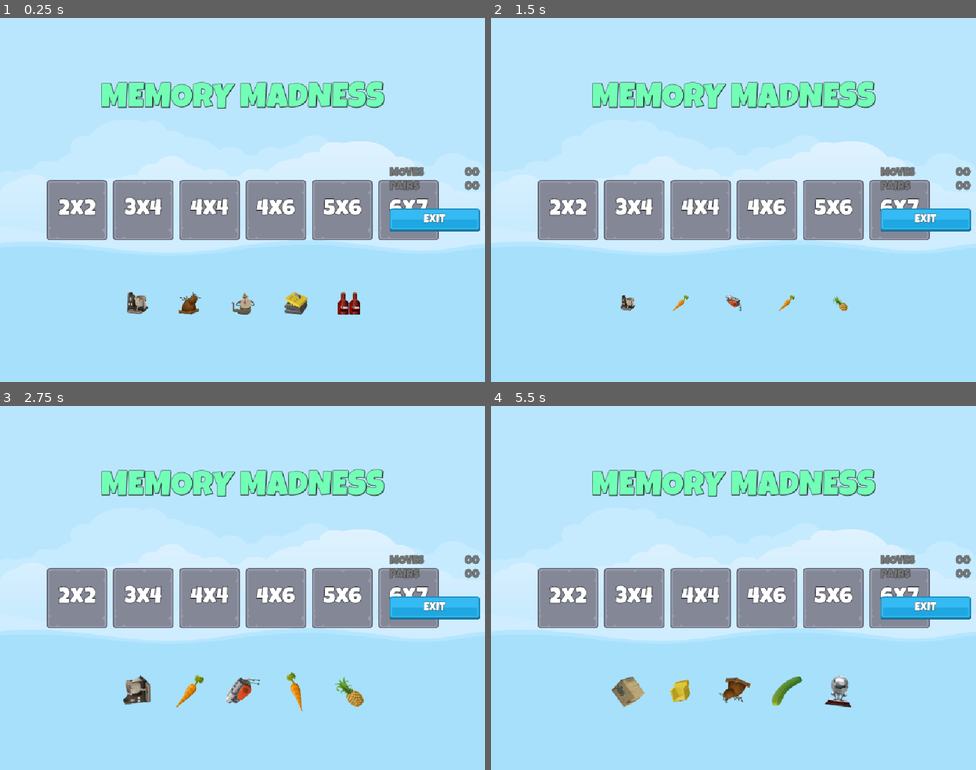
Above: before the commit, frames 1-4 (two rows, left to right).
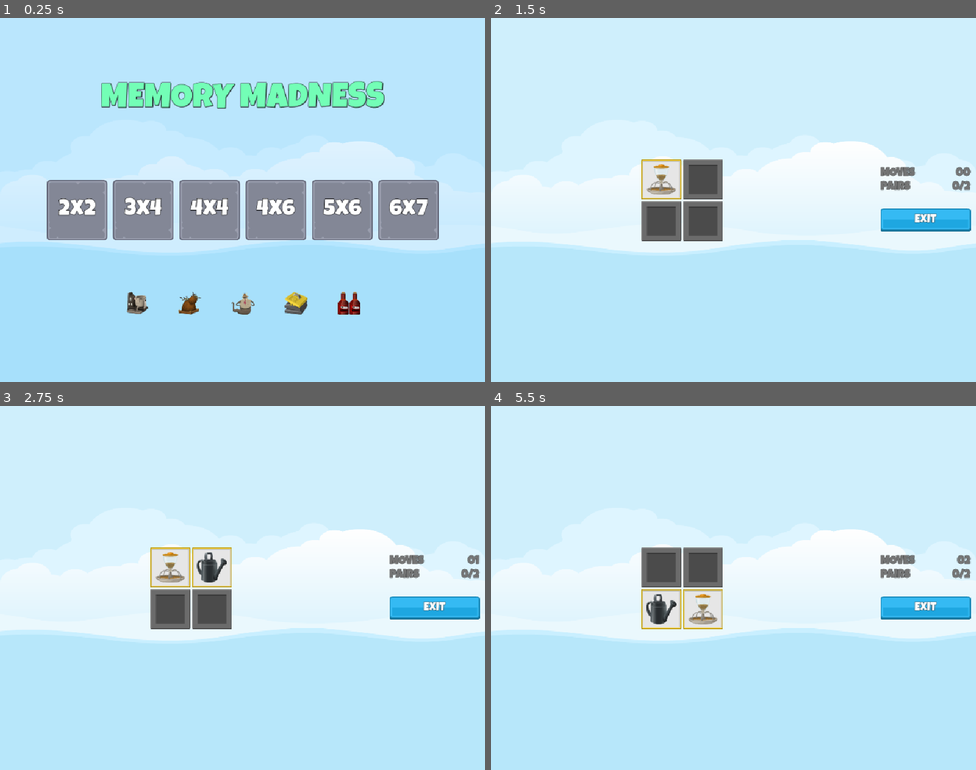
Above: after the commit, the same moments.

Repository: matheuscoradinimf/godot-memory-game
Game: Godot game, scene res://Scenes/Master/master.tscn
Same seed, same stepped clock (60 frames per second), same inputs: the game is played once before the commit and once after it.
Inputs (mouse positions are in pixels of both pictures, inside the frame that each line leads up to):
- Up to frame 1 (0.25 s): no input
- Up to frame 2 (1.5 s): click "2x2" at 0.5 s; click (660, 178) at 1.27 s
- Up to frame 3 (2.75 s): click (213, 566) at 2.02 s
- Up to frame 4 (5.5 s): click (631, 598) at 2.75 s, where only the run before the commit has a clickable "3x4"; click (699, 598) at 3.5 s, where only the run before the commit has a clickable "4x4"; click (660, 609) at 4.27 s; click (704, 609) at 5.02 s

The runs differ from the first frame. In frame 1, 1.6% of the frame differs, in the area x 80-99%, y 40-59%; in frame 2, 23%; in frame 3, 24%; in frame 4, 24%, in the area x 0-100%, y 17-83%.

Commit message:
game done

Diff:
--- a/Classes/LevelDataSelector.gd
+++ b/Classes/LevelDataSelector.gd
@@ -4,5 +4,45 @@
 
 const LEVELS_DATA: LevelsDataResource = preload("res://Resources/levels_data.tres")
 
+var _selected_images: Array[Texture2D]
+var _level_setting: LevelSettingResource
+
+# region static functions
+
 static func get_level_setting(level: int) -> LevelSettingResource:
 	return LEVELS_DATA.get_level_data(level)
+
+static func get_level_selection(level: int) -> LevelDataSelector:
+	var ls = get_level_setting(level)
+	if ls == null:
+		return null
+
+	ImageManager.shuffle_images()
+
+	var selected_images: Array[Texture2D] = []
+
+	for i in range(ls.get_target_pairs()):
+		selected_images.append(ImageManager.get_image(i))
+		selected_images.append(ImageManager.get_image(i))
+
+	selected_images.shuffle()
+
+	return LevelDataSelector.new(ls, selected_images)
+
+# endregion static functions
+
+func _init(level_setting: LevelSettingResource, selected_images: Array[Texture2D]) -> void:
+	_level_setting = level_setting
+	_selected_images = selected_images
+
+func get_selected_images() -> Array[Texture2D]:
+	return _selected_images
+
+func get_target_pairs() -> int:
+	return _level_setting.get_target_pairs()
+
+func get_num_cols() -> int:
+	return _level_setting.get_cols()
+
+func get_num_rows() -> int:
+	return _level_setting.get_rows()
--- a/Globals/SignalHub.gd
+++ b/Globals/SignalHub.gd
@@ -1 +1,6 @@
 extends Node
+
+signal on_level_selected(level: int)
+signal on_exit_selected()
+signal on_tile_selected(tile: MemoryTile)
+signal on_game_over(moves_taken: int)
--- /dev/null
+++ b/Scenes/GameOverUI/game_over_ui.gd
@@ -0,0 +1,21 @@
+extends Control
+
+var moves_label: Label
+
+# Called when the node enters the scene tree for the first time.
+func _ready() -> void:
+	pass
+
+func _enter_tree() -> void:
+	SignalHub.on_game_over.connect(on_game_over)
+	SignalHub.on_exit_selected.connect(on_game_exit_pressed)
+	moves_label = $NinePatchRect/VBoxContainer/MovesLabel
+
+
+func on_game_over(moves_taken: int) -> void:
+	moves_label.text = "You took %d moves" % moves_taken
+	show()
+
+func on_game_exit_pressed() -> void:
+	print("game over ui exit button pressed")
+	hide()
--- /dev/null
+++ b/Scenes/GameOverUI/game_over_ui.tscn
@@ -0,0 +1,62 @@
+[gd_scene load_steps=5 format=3 uid="uid://d34xmexqgdpl2"]
+
+[ext_resource type="Texture2D" uid="uid://88fuv3gjyrsf" path="res://Assets/ui/UIbg.png" id="1_2sywc"]
+[ext_resource type="Script" uid="uid://bvrg8bq7ill4o" path="res://Scenes/GameOverUI/game_over_ui.gd" id="1_8sgns"]
+[ext_resource type="LabelSettings" uid="uid://cabe8bkqohhyq" path="res://Resources/green_72.tres" id="2_8sgns"]
+[ext_resource type="LabelSettings" uid="uid://e30to2uje84w" path="res://Resources/gray_24.tres" id="3_754m5"]
+
+[node name="GameOverUI" type="Control"]
+layout_mode = 3
+anchors_preset = 15
+anchor_right = 1.0
+anchor_bottom = 1.0
+offset_left = 8.0
+offset_top = -3.0
+offset_right = 8.0
+offset_bottom = -3.0
+grow_horizontal = 2
+grow_vertical = 2
+script = ExtResource("1_8sgns")
+
+[node name="NinePatchRect" type="NinePatchRect" parent="."]
+layout_mode = 1
+anchors_preset = 8
+anchor_left = 0.5
+anchor_top = 0.5
+anchor_right = 0.5
+anchor_bottom = 0.5
+offset_left = -256.0
+offset_top = -180.0
+offset_right = 256.0
+offset_bottom = 180.0
+grow_horizontal = 2
+grow_vertical = 2
+texture = ExtResource("1_2sywc")
+patch_margin_top = 10
+patch_margin_right = 10
+
+[node name="VBoxContainer" type="VBoxContainer" parent="NinePatchRect"]
+layout_mode = 1
+anchors_preset = 8
+anchor_left = 0.5
+anchor_top = 0.5
+anchor_right = 0.5
+anchor_bottom = 0.5
+offset_left = -20.0
+offset_top = -20.0
+offset_right = 20.0
+offset_bottom = 20.0
+grow_horizontal = 2
+grow_vertical = 2
+
+[node name="Label" type="Label" parent="NinePatchRect/VBoxContainer"]
+layout_mode = 2
+text = "YOU WIN"
+label_settings = ExtResource("2_8sgns")
+
+[node name="MovesLabel" type="Label" parent="NinePatchRect/VBoxContainer"]
+layout_mode = 2
+text = "asdfsadfsdfsda"
+label_settings = ExtResource("3_754m5")
+horizontal_alignment = 1
+vertical_alignment = 1
--- /dev/null
+++ b/Scenes/GameScreen/game.gd
@@ -0,0 +1,96 @@
+extends Control
+
+const MEMORY_TILE = preload("res://Scenes/MemoryTile/memory_tile.tscn")
+
+@onready var tile_grid: GridContainer = $HB/TileGrid
+@onready var reveal_timer: Timer = $RevealTimer
+
+var selected_tiles: Array[MemoryTile] = []
+var matched_tiles: Array[MemoryTile] = []
+var _moves: int = 0
+var _pairs: int = 0
+var moves_label: Label
+var pairs_label: Label
+var target_pairs: int
+
+func allow_selecting_tiles(tile: MemoryTile, s: bool) -> void:
+	tile.disabled = !s
+
+func hide_tiles() -> void:
+	for tile in tile_grid.get_children():
+		if tile not in matched_tiles:
+			tile.reveal(false)
+			allow_selecting_tiles(tile, true)
+
+func check_for_match() -> void:
+	if selected_tiles[0].item_image.texture == selected_tiles[1].item_image.texture:
+		print("match")
+		for tile in selected_tiles:
+			tile.tween_kill()
+		matched_tiles.append(selected_tiles[1])
+		selected_tiles.clear()
+		_pairs += 1
+		pairs_label.text = "%1d/%1d" % [_pairs, target_pairs]
+
+	else:
+		print("no match")
+		for tile in tile_grid.get_children():
+			allow_selecting_tiles(tile, false)
+		reveal_timer.start()
+		selected_tiles.clear()
+
+func _enter_tree() -> void:
+	SignalHub.on_level_selected.connect(on_level_selected)
+	SignalHub.on_tile_selected.connect(on_tile_selected)
+	moves_label = $HB/MC/VB/HB/MovesLabel
+	pairs_label = $HB/MC/VB/HB2/PairsLabel
+
+
+func on_tile_selected(tile: MemoryTile) -> void:
+	selected_tiles.append(tile)
+	if selected_tiles.size() == 2:
+		check_for_match()
+		_moves += 1
+		moves_label.text = "%02d" % _moves
+	allow_selecting_tiles(tile, false)
+	if _pairs == target_pairs:
+		SignalHub.on_game_over.emit(_moves)
+
+
+func add_memory_tile(image: Texture2D, frame: Texture2D) -> void:
+	var mt = MEMORY_TILE.instantiate()
+	tile_grid.add_child(mt)
+	mt.setup(image, frame)
+
+
+func on_level_selected(level: int) -> void:
+	var ls = LevelDataSelector.get_level_selection(level)
+	var fi = ImageManager.get_random_frame_image()
+
+	target_pairs = ls.get_target_pairs()
+
+	moves_label.text = "00"
+	pairs_label.text = "0/%d" % target_pairs
+
+	tile_grid.columns = ls.get_num_cols()
+	for child in tile_grid.get_children():
+		child.queue_free()
+
+	var selected_images = ls.get_selected_images()
+
+	for im in selected_images:
+		add_memory_tile(im, fi)
+
+	_moves = 0
+	_pairs = 0
+
+
+func _on_exit_button_pressed() -> void:
+	print("exit button pressed")
+	SignalHub.on_exit_selected.emit()
+	for tile in tile_grid.get_children():
+		tile.queue_free()
+
+
+func _on_reveal_timer_timeout() -> void:
+	hide_tiles()
--- a/Scenes/GameScreen/game.tscn
+++ b/Scenes/GameScreen/game.tscn
@@ -1,9 +1,11 @@
-[gd_scene load_steps=5 format=3 uid="uid://c80n4cmxsny0p"]
+[gd_scene load_steps=7 format=3 uid="uid://c80n4cmxsny0p"]
 
 [ext_resource type="LabelSettings" uid="uid://e30to2uje84w" path="res://Resources/gray_24.tres" id="1_g12vh"]
+[ext_resource type="Script" uid="uid://dku85c3ish7l" path="res://Scenes/GameScreen/game.gd" id="1_pdm2q"]
 [ext_resource type="LabelSettings" uid="uid://cbjyttr5cdvx7" path="res://Resources/white_24.tres" id="1_rtkut"]
 [ext_resource type="Texture2D" uid="uid://cfhwhak1cjkcw" path="res://Assets/ui/blue_button00.png" id="2_x256l"]
 [ext_resource type="Texture2D" uid="uid://bxxj0ap36x2c2" path="res://Assets/ui/green_button00.png" id="3_g12vh"]
+[ext_resource type="PackedScene" uid="uid://d34xmexqgdpl2" path="res://Scenes/GameOverUI/game_over_ui.tscn" id="6_bug26"]
 
 [node name="Game" type="Control"]
 layout_mode = 3
@@ -12,8 +14,14 @@
 anchor_bottom = 1.0
 grow_horizontal = 2
 grow_vertical = 2
+script = ExtResource("1_pdm2q")
+
+[node name="GameOverUI" parent="." instance=ExtResource("6_bug26")]
+visible = false
+layout_mode = 1
 
 [node name="HB" type="HBoxContainer" parent="."]
+z_index = 1
 layout_mode = 1
 anchors_preset = 15
 anchor_right = 1.0
@@ -21,7 +29,7 @@
 grow_horizontal = 2
 grow_vertical = 2
 
-[node name="GridContainer" type="GridContainer" parent="HB"]
+[node name="TileGrid" type="GridContainer" parent="HB"]
 layout_mode = 2
 size_flags_horizontal = 6
 size_flags_vertical = 4
@@ -63,7 +71,7 @@
 
 [node name="PairsLabel" type="Label" parent="HB/MC/VB/HB2"]
 layout_mode = 2
-text = "00"
+text = "0/0"
 label_settings = ExtResource("1_g12vh")
 
 [node name="Control" type="Control" parent="HB/MC/VB"]
@@ -71,6 +79,7 @@
 layout_mode = 2
 
 [node name="ExitButton" type="TextureButton" parent="HB/MC/VB"]
+z_index = 1
 layout_mode = 2
 texture_normal = ExtResource("2_x256l")
 texture_pressed = ExtResource("3_g12vh")
@@ -86,3 +95,10 @@
 label_settings = ExtResource("1_rtkut")
 horizontal_alignment = 1
 vertical_alignment = 1
+
+[node name="RevealTimer" type="Timer" parent="."]
+wait_time = 1.5
+one_shot = true
+
+[connection signal="pressed" from="HB/MC/VB/ExitButton" to="." method="_on_exit_button_pressed"]
+[connection signal="timeout" from="RevealTimer" to="." method="_on_reveal_timer_timeout"]
--- a/Scenes/LevelButton/level_button.gd
+++ b/Scenes/LevelButton/level_button.gd
@@ -12,4 +12,5 @@
 		label.text = "%dx%d" % [ls.get_rows(), ls.get_cols()]
 
 func _on_pressed() -> void:
-	pass # Replace with function body.
+	print("level button pressed", level	)
+	SignalHub.on_level_selected.emit(level)
--- a/Scenes/Master/master.gd
+++ b/Scenes/Master/master.gd
@@ -1,6 +1,26 @@
 extends Control
 
 
-# Called when the node enters the scene tree for the first time.
+@onready var music: AudioStreamPlayer = $Music
+@onready var game: Control = $Game
+@onready var main: Control = $Main
+
 func _ready() -> void:
-	pass
+	on_show_main()
+
+func _enter_tree() -> void:
+	SignalHub.on_level_selected.connect(on_show_game)
+	SignalHub.on_exit_selected.connect(on_show_main)
+
+func show_game(s: bool) -> void:
+	print(s)
+	game.visible = s
+	main.visible = !s
+
+func on_show_game(level: int) -> void:
+	show_game(true)
+	SoundManager.play_sound(music, SoundManager.SOUND_IN_GAME)
+
+func on_show_main() -> void:
+	show_game(false)
+	SoundManager.play_sound(music, SoundManager.SOUND_MAIN_MENU)
--- a/Scenes/Master/master.tscn
+++ b/Scenes/Master/master.tscn
@@ -25,9 +25,11 @@
 expand_mode = 1
 
 [node name="Music" type="AudioStreamPlayer" parent="."]
+volume_db = -20.0
 
 [node name="Main" parent="." instance=ExtResource("3_vq23j")]
 layout_mode = 1
 
 [node name="Game" parent="." instance=ExtResource("4_f3hoe")]
+visible = false
 layout_mode = 1
--- /dev/null
+++ b/Scenes/MemoryTile/memory_tile.gd
@@ -0,0 +1,35 @@
+extends TextureButton
+
+class_name MemoryTile
+
+@onready var frame_image: TextureRect = $FrameImage
+@onready var item_image: TextureRect = $ItemImage
+@onready var sound: AudioStreamPlayer = $Sound
+
+# Called when the node enters the scene tree for the first time.
+func _ready() -> void:
+	reveal(false)
+
+func reveal(s: bool) -> void:
+	item_image.visible = s
+	frame_image.visible = s
+	if s:
+		SoundManager.play_sound(sound, SoundManager.SOUND_SELECT_TILE)
+
+func setup(image: Texture2D, frame: Texture2D) -> void:
+	frame_image.texture = frame
+	item_image.texture = image
+
+func _on_pressed() -> void:
+	reveal(true)
+	SignalHub.on_tile_selected.emit(self)
+
+func tween_kill() -> void:
+	var tween = create_tween()
+	tween.set_parallel(true)
+	tween.tween_property(self, "disabled", true, 0)
+	tween.tween_property(self, "rotation_degrees", 720, 0.5)
+	tween.tween_property(self, "scale", Vector2(1.2, 1.2), 0.5)
+	tween.set_parallel(false)
+	tween.tween_interval(0.4)
+	tween.tween_property(self, "scale", Vector2.ZERO, 0.2)
--- /dev/null
+++ b/Scenes/MemoryTile/memory_tile.tscn
@@ -0,0 +1,55 @@
+[gd_scene load_steps=5 format=3 uid="uid://d3lyrf8mjde8g"]
+
+[ext_resource type="Texture2D" uid="uid://dtdoxmr75s5av" path="res://Assets/frames/hidden_frame_blank.png" id="1_ks430"]
+[ext_resource type="Script" uid="uid://b1fvr185up1bi" path="res://Scenes/MemoryTile/memory_tile.gd" id="2_64r5n"]
+[ext_resource type="Texture2D" uid="uid://5j4imj5183n2" path="res://Assets/frames/green_frame.png" id="2_yalab"]
+[ext_resource type="Texture2D" uid="uid://bvhsbgkn203ww" path="res://Assets/glitch/admin_widget.png" id="3_64r5n"]
+
+[node name="MemoryTile" type="TextureButton"]
+anchors_preset = 8
+anchor_left = 0.5
+anchor_top = 0.5
+anchor_right = 0.5
+anchor_bottom = 0.5
+offset_left = -42.0
+offset_top = -42.0
+offset_right = 42.0
+offset_bottom = 42.0
+grow_horizontal = 2
+grow_vertical = 2
+pivot_offset = Vector2(42, 42)
+size_flags_horizontal = 4
+size_flags_vertical = 4
+texture_normal = ExtResource("1_ks430")
+script = ExtResource("2_64r5n")
+
+[node name="FrameImage" type="TextureRect" parent="."]
+visible = false
+layout_mode = 1
+anchors_preset = 15
+anchor_right = 1.0
+anchor_bottom = 1.0
+grow_horizontal = 2
+grow_vertical = 2
+texture = ExtResource("2_yalab")
+
+[node name="ItemImage" type="TextureRect" parent="."]
+visible = false
+layout_mode = 1
+anchors_preset = 8
+anchor_left = 0.5
+anchor_top = 0.5
+anchor_right = 0.5
+anchor_bottom = 0.5
+offset_left = -32.0
+offset_top = -32.0
+offset_right = 32.0
+offset_bottom = 32.0
+grow_horizontal = 2
+grow_vertical = 2
+texture = ExtResource("3_64r5n")
+
+[node name="Sound" type="AudioStreamPlayer" parent="."]
+volume_db = -20.0
+
+[connection signal="pressed" from="." to="." method="_on_pressed"]
Not shown, added: Scenes/GameOverUI/game_over_ui.gd.uid
Not shown, added: Scenes/GameScreen/game.gd.uid
Not shown, added: Scenes/MemoryTile/memory_tile.gd.uid
